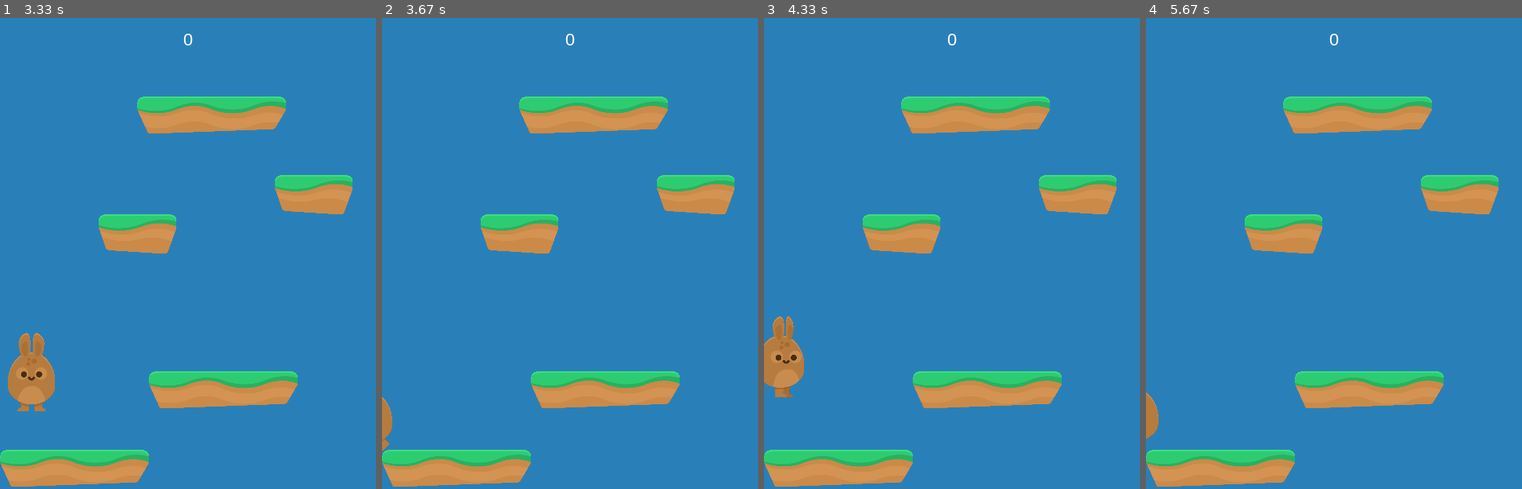
Above: before the commit, frames 1-4 (left to right).
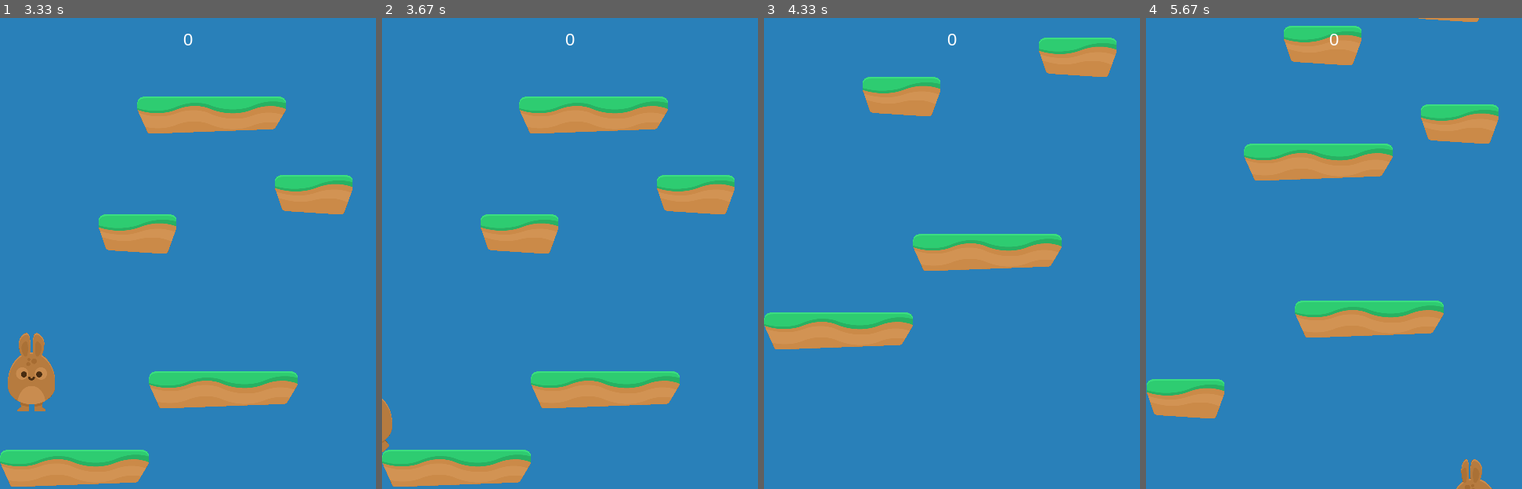
Above: after the commit, the same moments.

Repository: Seigakuin/platformer
Game: pygame game, started from main.py
Same seed, same stepped clock (60 frames per second), same inputs: the game is played once before the commit and once after it.
Inputs:
- Up to frame 1 (3.33 s): tap Enter at 0.33 s; hold Right 0.67-1.13 s; hold Right 1.17-1.63 s; tap Space at 1.23, 1.53, 1.73, 2.03, 2.3, 2.6, 2.73, 3.03 s; hold Left 1.67-2.2 s; hold Left 2.23-2.63 s; hold Right 2.67-3.3 s
- Up to frame 2 (3.67 s): hold Left from 3.33 s (still down); tap Space at 3.4 s
- Up to frame 3 (4.33 s): tap Space at 3.7, 3.9, 4.2 s; release Left at 3.8 s; hold Right 3.83-4.3 s
- Up to frame 4 (5.67 s): hold Right 4.33-4.8 s; tap Space at 4.4, 4.7, 4.9, 5.2, 5.47 s; hold Left 4.83-5.37 s; hold Left from 5.4 s (still down)

Frame 1 is identical in both runs. In frame 2, less than 0.1% of the frame differs, in the area x 0-3%, y 80-93%; in frame 3, 20%; in frame 4, 22%, in the area x 0-94%, y 0-100%.

Commit message:
updated how to add to groups / add to group at __init__ of each class

Diff:
--- a/main.py
+++ b/main.py
@@ -54,21 +54,21 @@
         self.spritesheet = SpriteSheet(path.join(img_dir, SPRITESHEET))
         # load sound
         self.snd_dir = path.join(self.dir, 'snd')
-        self.jump_sound = pg.mixer.Sound(path.join(self.snd_dir, 'Jump33.wav'))
+        self.jump_sound = pg.mixer.Sound(
+            path.join(self.snd_dir, 'Jump33.wav'))
+        self.jump_sound.set_volume(0.1)
 
     def new(self):
         # ゲームオーバー後のニューゲーム
         self.score = 0
         self.all_sprites = pg.sprite.Group()
         self.platforms = pg.sprite.Group()
+        self.powerups = pg.sprite.Group()
 
         self.player = Player(self)
-        self.all_sprites.add(self.player)
 
         for plat in PLATFORM_LIST:
-            p = Platform(self, *plat)
-            self.all_sprites.add(p)
-            self.platforms.add(p)
+            Platform(self, *plat)
         # 音楽を読み込む
         if self.snd_dir:
             pg.mixer.music.load(path.join(self.snd_dir, "Happy Tune.ogg"))
@@ -78,6 +78,7 @@
         # ゲームループ
         # 音楽を再生 (-1 はループ)
         pg.mixer.music.play(loops=-1)
+        pg.mixer.music.set_volume(0.3)
         self.playing = True
         while self.playing:
             self.clock.tick(FPS)
@@ -99,11 +100,14 @@
                 for hit in hits:
                     if hit.rect.bottom > lowest.rect.bottom:
                         lowest = hit
-                # 足が次の地面よりも高い位置にある場合のみに飛び移れる
-                if self.player.pos.y < lowest.rect.centery:
-                    self.player.pos.y = lowest.rect.top
-                    self.player.vel.y = 0
-                    self.player.jumping = False
+
+                # 空中に立っているバグを修正
+                if lowest.rect.right + 10 > self.player.pos.x > lowest.rect.left - 10:
+                    # 足が次の地面よりも高い位置にある場合のみに飛び移れる
+                    if self.player.pos.y < lowest.rect.centery:
+                        self.player.pos.y = lowest.rect.top
+                        self.player.vel.y = 0
+                        self.player.jumping = False
 
         # もしplayerが画面上部1/4に達したら
         if self.player.rect.top <= HEIGHT / 4:
@@ -130,10 +134,8 @@
         while len(self.platforms) < 6:
             width = random.randrange(50, 100)
 
-            p = Platform(self, random.randrange(0, WIDTH - width),
-                         random.randrange(-75, -30))
-            self.platforms.add(p)
-            self.all_sprites.add(p)
+            Platform(self, random.randrange(0, WIDTH - width),
+                     random.randrange(-75, -30))
 
     def events(self):
         # イベント
@@ -163,6 +165,7 @@
         # 音楽
         pg.mixer.music.load(path.join(self.snd_dir, "Yippee.ogg"))
         pg.mixer.music.play(loops=-1)
+        pg.mixer.music.set_volume(0.05)
         self.screen.fill(BGCOLOR)
         self.draw_text(TITLE, 48, WHITE, WIDTH / 2, HEIGHT / 4)
         self.draw_text("Arrows to move, Space to jump", 22, WHITE, WIDTH / 2,
--- a/sprites.py
+++ b/sprites.py
@@ -9,7 +9,8 @@
 # noinspection PyArgumentList
 class Player(pg.sprite.Sprite):
     def __init__(self, game):
-        super().__init__()
+        self.groups = game.all_sprites
+        super().__init__(self.groups)
         self.game = game
         self.walking = False
         self.jumping = False
@@ -144,7 +145,8 @@
 
 class Platform(pg.sprite.Sprite):
     def __init__(self, game, x, y):
-        super().__init__()
+        self.groups = game.all_sprites, game.platforms
+        super().__init__(self.groups)
         self.game = game
         # spritesheetから地面の画像を２つ取得
         images = [self.game.spritesheet.get_image(0, 288, 380, 94),
@@ -154,3 +156,22 @@
         self.rect = self.image.get_rect()
         self.rect.x = x
         self.rect.y = y
+
+
+class Pow(pg.sprite.Sprite):
+    def __init__(self, game, plat):
+        self.groups = game.all_sprites, game.powerups
+        super().__init__(self.groups)
+        self.game = game
+        self.plat = plat
+        self.type = random.choice(['boost'])
+        self.image = self.game.spritesheet.get_image(820, 1805, 71, 70)
+        self.image.set_colorkey((0, 0, 0))  # 背景を消す
+        self.rect = self.image.get_rect()
+        self.rect.centerx = self.plat.rect.centerx
+        self.rect.bottom = self.plat.rect.top - 5
+
+    def update(self):
+        self.rect.bottom = self.plat.rect.top - 5
+        if not self.game.platforms.has(self.plat):
+            self.kill()
